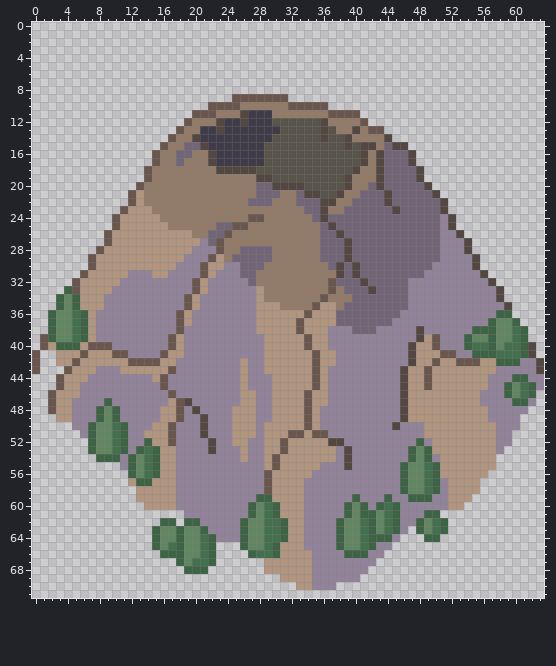
File history of a sprite sheet, Images/TileSets/Civ6 NLB/Tiles/Volcano.png. The picture above is the old version.
The file is 64x72 pixels. Colours within 5 levels of each other are drawn and written as one.
The result:
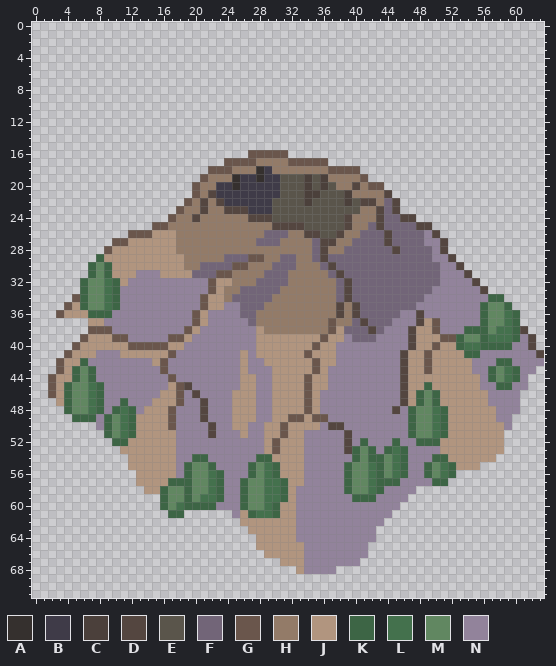
Palette (. is transparent): A #35302e  B #3f3b48  C #4b403b  D #544640  E #5a554b  F #726578  G #6a564c  H #937b68  J #b1957f  K #3d6545  L #44714d  M #618761  N #92839b
Change:
Changed rows in their new state; - is an unchanged pixel.
first column x 0:
 9 -------------------------.......--------------------------------
10 ----------------------...............---------------------------
11 --------------------.....................-----------------------
12 -------------------.......................----------------------
13 ------------------..........................--------------------
14 -----------------............................-------------------
15 ----------------...............................-----------------
16 ---------------............GGGGG................----------------
17 ---------------.........GGGGHHHHGGGGG...........----------------
18 --------------........GGGHHHABHHHHHHHGGGG........---------------
19 --------------.......G---ABBABB---C-CHHH-G.......---------------
20 -------------.......G--BBABBBBBEEEC-C-HHD-GG......--------------
21 ------------........G-DBBBBBBBBEEECC--EC-HHH-......-------------
22 ------------.......G-D-DBBBBBBEEEECEEEECEDDHFD......------------
23 -----------.......G--D--DDDBBBEEEEEEEEEEEHHD--......------------
24 ----------.......G--D------DDDEEEEEEEEEDHHHD--DD.....-----------
25 ----------.....GG------HHHH---DDDDEEEEEDHH-D----DD...-----------
26 ---------...GGG---HH--HHH----FFF--DDEE-HH---D----ND...----------
27 ---------.GG------HHHHHH----FFF----FDDHH----D----NND...---------
28 --------.G--------HHHHHH--HHHH-----FDHHF-----D----ND...---------
29 -------.K----------HHHHHF--GGH-FF--FD--F----------N-D...--------
30 -------KMK--------JHHFFFFGGHH-FFF---FDF-F---------F--D..--------
31 ------.KMK--J--N-JJJFFFGGHHH-FFF-----F--F--------FF---D..-------
32 -----.KMMLKJ--------NNGJJHHHFFFF-----H-D-F-----FFFF----D..------
33 ----..KMMLK---------NNGJHHFFFFF------HFD--F----FFF------D..-----
34 ---..GKMMLK--------NNGJJHFFFFF------H-FD-------FF--------KK-----
35 ---.GJKMMLK--------NNGJJ--FFFHH----HHHDHD------F--------KMMK----
36 --.GJJJKKK--------NNGJ----FFHHHHHHHHHHDHD-------D-------KMMLK---
37 --.....-J---------NNGJ-----FHHHHHHHHHGHH-D------DJG-----KM-L----
38 --.....GGG--------NGJ--------HHHHHHHHGJF--DF---DJJG---K--MLLKD--
39 -.....G-JJGG------GJ--------J-----J-GJJ-FFF----DJ-JGGKM-KLLLKND-
40 -....G-JJJJJGGGGGJ----------J-----JG-J-------------JJKL-K-KKNN--
41 .--.G-J-NNNJJJJJJGN-------J-J-----GJ----------DJ-G-JJJK-NNNNNNND
42 .--G-JKNNNNNNNNJGN----------------------------DJ-GJ--JJNNN--N--N
43 .--GJKMK---NNNNNGN-----------N-------------------------NNKMLK--.
44 --GJ-KMK-------NNG---------J------GJ-------------J------NKML-N..
45 --GJKMMLK-------NJGD-------J------GJ-------------K------N-K-NN..
46 ----KMMLK-------JJG-D----J----------N-----------KMK-----J--NN..-
47 --.-KMMLKN-K---JJ--N-D---J----------N-----------KMK-----J---N..-
48 --..KMML-N-LK-JJ-GN-ND-----------------------DNKMMLK-----J---.--
49 ---..KKKNKMLKJJJ-GN-------------GGJGG---------NKMMLK-----J--.---
50 -----...NKMLKJJ------ND----N---G--J--DD------N-KMMLK------J-.---
51 ------...KMLKJ---J---ND--N-N---GJJNNN--D-------KMMLK------J.----
52 -------...K-JJJ--J----N--NN---GJ--NNNNND-K---K---KK-------J.----
53 -------....JJJJJ------N---N---GJ--NNNN--KMK-KLKNNNN-------J-----
54 --------....JJJJ----KK----N-KKJ---NNNN-NKMKKMLKNNNKK------------
55 -----------.JJJJ---KMMK----KMLK---NN---KMMLKML-NNKMLK---..------
56 ------------.JJJ---KMMLK---KMLK---N----KMMLKML-NNKMLK....-------
57 ------------.JJ--KKKMMLK--KMMLLK-------KMMLKKKNNNN-K....--------
58 -------------.--KMMKMMLK--KMMLLK-N-----KMMLK--NN........--------
59 -------------...KMMKMLLK--KMMLLK-N-------KK-N--........---------
60 --------------..KMLKKKK---KM-----N-----NNN-NNN........----------
61 -----------------KK......-J-L----N-----NNNNNN......-------------
62 ----------------..-.......JJJJJJ-N----NNNNNN........------------
63 ---------------............JJJJJ-N----NNNNN....-....------------
64 ---------------.............JJJJ-N----NNNNN...---..-------------
65 ---------------........---..JJJ-------NNNN...-------------------
66 ----------------.......----..JJ---N----NNN..--------------------
67 ------------------.....------..---N------..---------------------
68 -------------------...-------....-N---....----------------------
69 -------------------------------..........-----------------------
70 ---------------------------------.....--------------------------
Pixel boxes of the changes (left, top, right, bottom) in both pictures:
changed: (32, 94, 544, 590)
